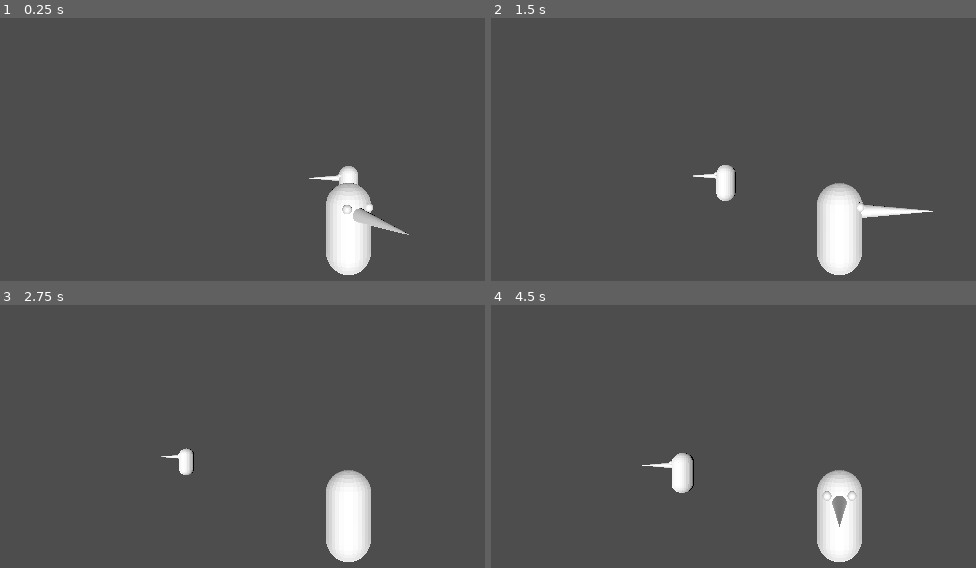
Above: before the commit, frames 1-4 (two rows, left to right).
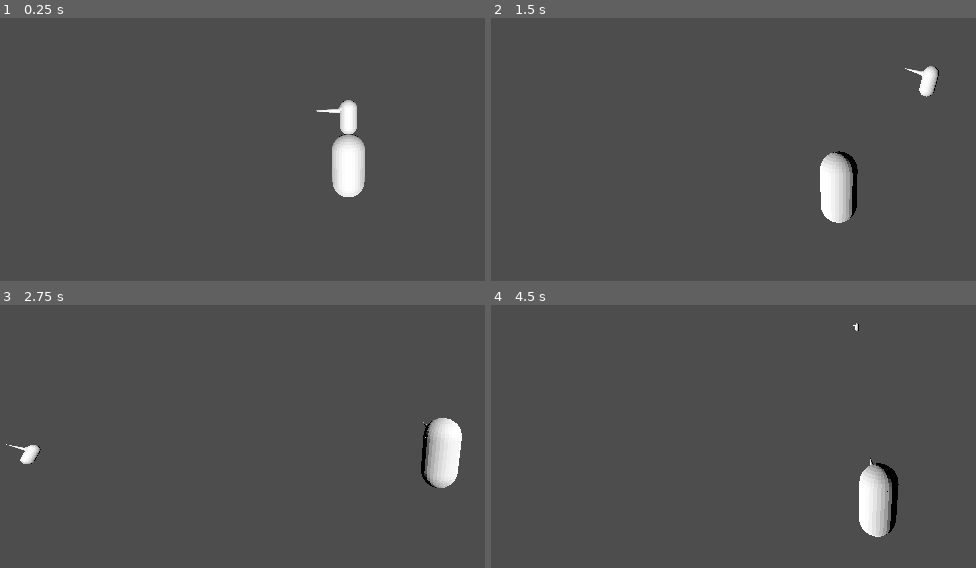
Above: after the commit, the same moments.

Repository: MrGutier/navetest
Game: Godot game, scene res://main.tscn
Two runs of this game, one before a commit and one after it. Both use one fixed random seed, a clock stepped at 60 frames per second and the inputs below.
Inputs (mouse positions are in pixels of both pictures, inside the frame that each line leads up to):
- Up to frame 1 (0.25 s): no input
- Up to frame 2 (1.5 s): tap Enter (ui_accept) at 0.5, 0.77 s; move the mouse to (outside the picture) at 0.52 s; hold D (move_right) 0.53-1.28 s; hold Ctrl (control, bound only after the commit) 0.53-1.28 s; move the mouse to (680, 175) at 1.27 s; hold S (move_backward) from 1.28 s (still down); tap Ctrl (control, bound only after the commit) at 1.35 s
- Up to frame 3 (2.75 s): tap Enter (ui_accept) at 1.52 s; move the mouse to (426, 341) at 2.02 s; release S (move_backward) at 2.03 s; hold D (move_right) from 2.03 s (still down); hold Ctrl (control, bound only after the commit) from 2.03 s (still down)
- Up to frame 4 (4.5 s): move the mouse to (801, 528) at 2.77 s; release D (move_right) at 2.78 s; release Ctrl (control, bound only after the commit) at 2.78 s; hold W (move_forward) 2.78-3.53 s; tap Ctrl (control, bound only after the commit) at 2.85, 4.35 s; tap Enter (ui_accept) at 3.02, 3.77 s; move the mouse to (outside the picture) at 3.52 s; hold Ctrl (control, bound only after the commit) 3.53-4.28 s; hold A (move_left) from 3.53 s (still down); move the mouse to (597, 373) at 4.27 s

The runs differ from the first frame. In frame 1, 4.6% of the frame differs, in the area x 63-85%, y 31-98%; in frame 2, 4.8%; in frame 3, 5.2%; in frame 4, 5.4%, in the area x 31-85%, y 6-98%.

Commit message:
movimiento básico completado

Diff:
--- /dev/null
+++ b/main.gd
@@ -0,0 +1,12 @@
+extends Node
+
+
+# Called when the node enters the scene tree for the first time.
+func _ready() -> void:
+	Input.mouse_mode = Input.MOUSE_MODE_CAPTURED
+	pass # Replace with function body.
+
+
+# Called every frame. 'delta' is the elapsed time since the previous frame.
+func _process(delta: float) -> void:
+	pass
--- a/main.tscn
+++ b/main.tscn
@@ -1,9 +1,11 @@
-[gd_scene load_steps=3 format=3 uid="uid://cjljj7tgxyoy0"]
+[gd_scene load_steps=4 format=3 uid="uid://cjljj7tgxyoy0"]
 
+[ext_resource type="Script" path="res://main.gd" id="1_fd5xw"]
 [ext_resource type="PackedScene" uid="uid://cil61pt1fnljb" path="res://player.tscn" id="1_nct86"]
 [ext_resource type="PackedScene" uid="uid://cwtcdqhp6gqn1" path="res://THEBEAN.glb" id="2_tgfw7"]
 
 [node name="Node" type="Node"]
+script = ExtResource("1_fd5xw")
 
 [node name="DirectionalLight3D" type="DirectionalLight3D" parent="."]
 transform = Transform3D(1, 0, 0, 0, 1, 0, 0, 0, 1, 0, 10.1545, 0)
--- a/player.gd
+++ b/player.gd
@@ -4,34 +4,58 @@
 @export var speed = 14
 # The downward acceleration when in the air, in meters per second squared.
 @export var fall_acceleration = 75
+@export var sensitivity = 300
+@export var acceleration=0.5
 
 var target_velocity = Vector3.ZERO
 
 
 func _physics_process(delta):
-	var direction = Vector3.ZERO
 
+
+
+	var input_direction = Vector3.ZERO
+
+	if Input.is_action_pressed("control"):
+		Input.mouse_mode=Input.MOUSE_MODE_VISIBLE
+	else:
+		Input.mouse_mode=Input.MOUSE_MODE_CAPTURED
 	if Input.is_action_pressed("move_right"):
-		direction.x += 1
-		target_velocity.x = direction.x * speed
+		input_direction.x += 1
 	if Input.is_action_pressed("move_left"):
-		direction.x -= 1
-		target_velocity.x = direction.x * speed
+		input_direction.x -= 1
 	if Input.is_action_pressed("move_backward"):
-		direction.z += 1
-		target_velocity.z = direction.z * speed
+		input_direction.z += 1
 	if Input.is_action_pressed("move_forward"):
-		direction.z -= 1
-		target_velocity.z = direction.z * speed
+		input_direction.z -= 1
 	if Input.is_action_pressed("move_up"):
-		target_velocity.y = speed
+		input_direction.y += 1
 	if Input.is_action_pressed("move_down"):
-		target_velocity.y = -speed
-	if direction != Vector3.ZERO:
-		direction = direction.normalized()
-		$Pivot.basis = Basis.looking_at(direction)
+		input_direction.y -= 1
+
 
 	# Moving the Character
-	velocity = target_velocity
-	target_velocity = target_velocity*0.95
+	var direction = (transform.basis*Vector3(input_direction.x,input_direction.y,input_direction.z)).normalized()
+
+	#target_velocity = target_velocity*0.95
+	if direction:
+		velocity.x=velocity.x+direction.x*acceleration
+		velocity.y=velocity.y+direction.y*acceleration
+		velocity.z=velocity.z+direction.z*acceleration
+
+
+	velocity=velocity*0.999
 	move_and_slide()
+
+	#make camera controller match the position of the player
+	$Camera_Controller.position=lerp($Camera_Controller.position,position,0.15)
+
+func _input(event):
+	if event is InputEventMouseMotion:
+		var rot_x=-event.relative.x/sensitivity
+		var rot_y=-event.relative.y/sensitivity
+		rotate_object_local(Vector3(0, 1, 0), rot_x)
+		rotate_object_local(Vector3(1, 0, 0), rot_y)
+		$Camera_Controller.rotate_object_local(Vector3(0, 1, 0), -event.relative.x/sensitivity)
+		$Camera_Controller.rotate_object_local(Vector3(1, 0, 0), -event.relative.y/sensitivity)
+		transform = transform.orthonormalized()
--- a/player.tscn
+++ b/player.tscn
@@ -12,12 +12,17 @@
 script = ExtResource("1_02nlv")
 
 [node name="Pivot" type="Node3D" parent="."]
-transform = Transform3D(-0.456881, 0, 0.889528, 0, 1, 0, -0.889528, 0, -0.456881, 0, 0, 0)
 
 [node name="THEBEAN" parent="Pivot" instance=ExtResource("1_eiw0a")]
+transform = Transform3D(-4.37114e-08, 0, -1, 0, 1, 0, 1, 0, -4.37114e-08, 0, 0, 0)
 
 [node name="CollisionShape3D" type="CollisionShape3D" parent="."]
 shape = SubResource("CapsuleShape3D_wq6if")
 
-[node name="Camera3D" type="Camera3D" parent="."]
-transform = Transform3D(1, 0, 0, 0, 1, 0, 0, 0, 1, 0, 3.34833, 12.9439)
+[node name="Camera_Controller" type="Node3D" parent="."]
+top_level = true
+
+[node name="Camera_Target" type="Node3D" parent="Camera_Controller"]
+transform = Transform3D(1, 0, 0, 0, 0.955726, 0.294257, 0, -0.294257, 0.955726, 0, 6.07448, 16.9)
+
+[node name="Camera3D" type="Camera3D" parent="Camera_Controller/Camera_Target"]
--- a/project.godot
+++ b/project.godot
@@ -10,31 +10,31 @@
 
 [application]
 
-config/name="NaveTest"
+config/name="Nuevo Proyecto de Juego"
 run/main_scene="res://main.tscn"
 config/features=PackedStringArray("4.3", "Forward Plus")
 config/icon="res://icon.svg"
 
 [input]
 
+move_right={
+"deadzone": 0.5,
+"events": [Object(InputEventKey,"resource_local_to_scene":false,"resource_name":"","device":-1,"window_id":0,"alt_pressed":false,"shift_pressed":false,"ctrl_pressed":false,"meta_pressed":false,"pressed":false,"keycode":0,"physical_keycode":68,"key_label":0,"unicode":100,"location":0,"echo":false,"script":null)
+]
+}
 move_left={
 "deadzone": 0.5,
-"events": [Object(InputEventKey,"resource_local_to_scene":false,"resource_name":"","device":0,"window_id":0,"alt_pressed":false,"shift_pressed":false,"ctrl_pressed":false,"meta_pressed":false,"pressed":false,"keycode":0,"physical_keycode":65,"key_label":0,"unicode":0,"location":0,"echo":false,"script":null)
+"events": [Object(InputEventKey,"resource_local_to_scene":false,"resource_name":"","device":-1,"window_id":0,"alt_pressed":false,"shift_pressed":false,"ctrl_pressed":false,"meta_pressed":false,"pressed":false,"keycode":0,"physical_keycode":65,"key_label":0,"unicode":97,"location":0,"echo":false,"script":null)
 ]
 }
-move_right={
+move_backward={
 "deadzone": 0.5,
-"events": [Object(InputEventKey,"resource_local_to_scene":false,"resource_name":"","device":0,"window_id":0,"alt_pressed":false,"shift_pressed":false,"ctrl_pressed":false,"meta_pressed":false,"pressed":false,"keycode":0,"physical_keycode":68,"key_label":0,"unicode":0,"location":0,"echo":false,"script":null)
+"events": [Object(InputEventKey,"resource_local_to_scene":false,"resource_name":"","device":-1,"window_id":0,"alt_pressed":false,"shift_pressed":false,"ctrl_pressed":false,"meta_pressed":false,"pressed":false,"keycode":0,"physical_keycode":83,"key_label":0,"unicode":115,"location":0,"echo":false,"script":null)
 ]
 }
 move_forward={
 "deadzone": 0.5,
-"events": [Object(InputEventKey,"resource_local_to_scene":false,"resource_name":"","device":0,"window_id":0,"alt_pressed":false,"shift_pressed":false,"ctrl_pressed":false,"meta_pressed":false,"pressed":false,"keycode":0,"physical_keycode":87,"key_label":0,"unicode":0,"location":0,"echo":false,"script":null)
-]
-}
-move_backward={
-"deadzone": 0.5,
-"events": [Object(InputEventKey,"resource_local_to_scene":false,"resource_name":"","device":0,"window_id":0,"alt_pressed":false,"shift_pressed":false,"ctrl_pressed":false,"meta_pressed":false,"pressed":false,"keycode":0,"physical_keycode":83,"key_label":0,"unicode":0,"location":0,"echo":false,"script":null)
+"events": [Object(InputEventKey,"resource_local_to_scene":false,"resource_name":"","device":-1,"window_id":0,"alt_pressed":false,"shift_pressed":false,"ctrl_pressed":false,"meta_pressed":false,"pressed":false,"keycode":0,"physical_keycode":87,"key_label":0,"unicode":119,"location":0,"echo":false,"script":null)
 ]
 }
 move_up={
@@ -47,3 +47,8 @@
 "events": [Object(InputEventKey,"resource_local_to_scene":false,"resource_name":"","device":-1,"window_id":0,"alt_press …(195 unchanged characters)…
 ]
 }
+control={
+"deadzone": 0.5,
+"events": [Object(InputEventKey,"resource_local_to_scene":false,"resource_name":"","device":-1,"window_id":0,"alt_pressed":false,"shift_pressed":false,"ctrl_pressed":false,"meta_pressed":false,"pressed":false,"keycode":0,"physical_keycode":4194326,"key_label":0,"unicode":0,"location":0,"echo":false,"script":null)
+]
+}
